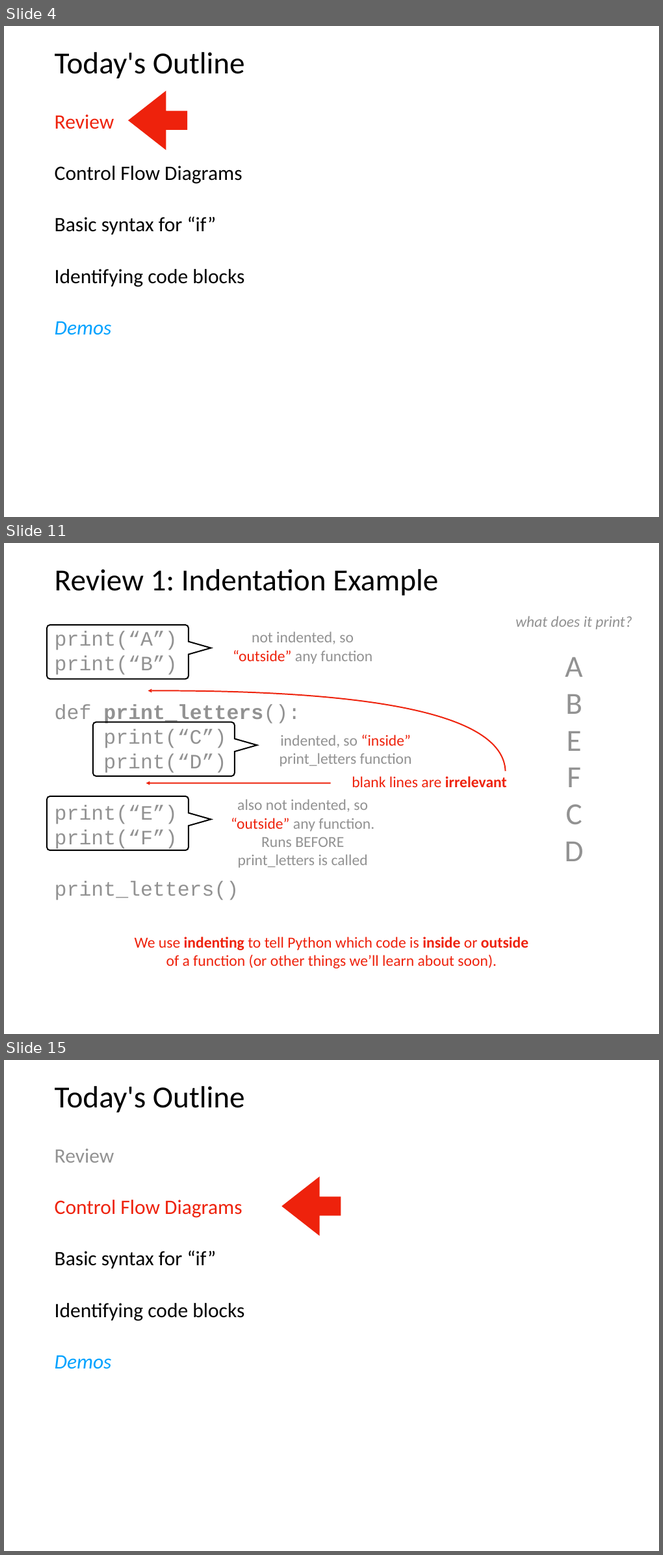
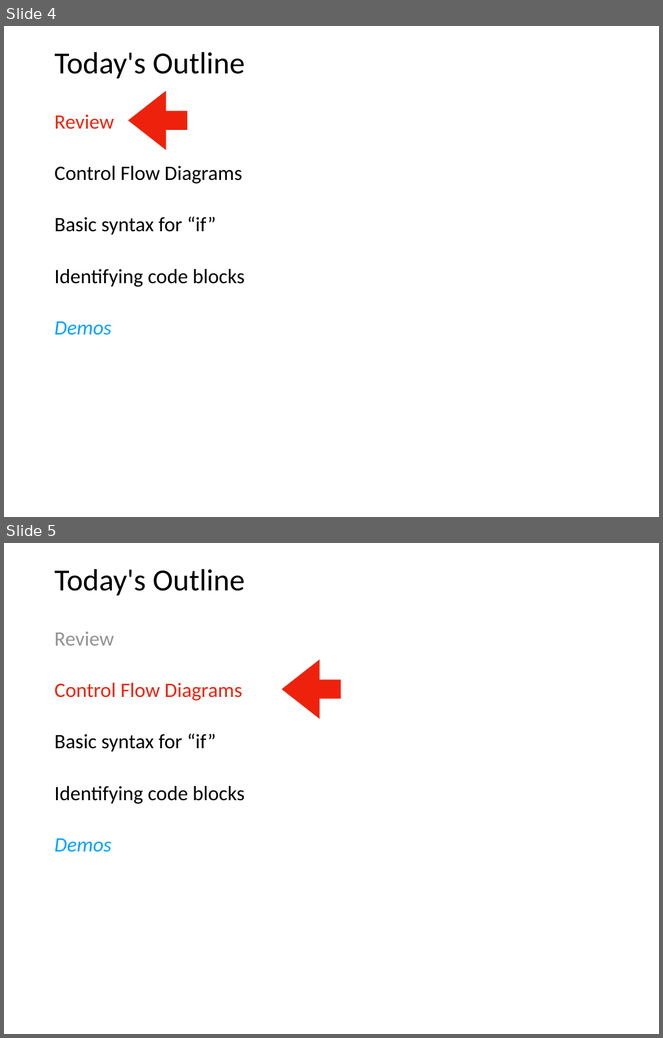
Before and after one commit to tylerharter/caraza-harter-com, a slide deck: tyler/meena/cs220/s22/materials/lecture_ppts/lec_08_S22.ppt. Shown one above the other, each under a label of ours: slides 4, 11 and 15 before the commit, slides 4 and 5 after it; the slides between them are not shown. The pictures are 663x1555 and 663x1038 pixels, drawn with LibreOffice and Linux fonts; fonts in the diff are those of the drawing. Boxes give left, top, right and bottom in pixels: in the first picture for what was removed or moved away, otherwise in the second. Text is boxed around its words. In the diff, an @@ line names an element or a change of style, - is before the commit and + after.

```diff
--- a/tyler/meena/cs220/s22/materials/lecture_ppts/lec_08_S22.ppt
+++ b/tyler/meena/cs220/s22/materials/lecture_ppts/lec_08_S22.ppt
@@ slide 11 removed at (4,543,659,1034), background #FFFFFF @@
@@ title removed at (55,569,438,596) @@
-Review 1: Indentation Example
@@ text removed at (516,616,632,629) @@
-what does it print?
@@ freeform shape removed at (47,625,211,679) @@
@@ text removed at (55,631,300,901) @@
-    print(“A”)
-    print(“B”)
-    def print_letters():
-    print(“C”)
-    print(“D”)
-  print(“E”)
-  print(“F”)
-  print_letters()
@@ text removed at (233,631,373,664) @@
-not indented, so
-“outside” any function
@@ text removed at (565,657,584,861) @@
-A
-B
-E
-F
-C
-D
@@ freeform shape removed at (148,691,506,772) @@
@@ freeform shape removed at (93,722,257,776) @@
@@ text removed at (280,735,412,767) @@
-indented, so “inside”
-print_letters function
@@ text removed at (352,776,507,787) @@
-blank lines are irrelevant
@@ arrow removed from (331, 783) to (146, 783) @@
@@ freeform shape removed at (47,797,211,851) @@
@@ text removed at (231,799,374,868) @@
-also not indented, so
-“outside” any function.
-Runs BEFORE
-print_letters is called
@@ text removed at (135,937,529,969) @@
-We use indenting to tell Python which code is inside or outside
-of a function (or other things we’ll learn about soon).
@@ what was slide 15 is now slide 5 @@
```
Also in this commit, not shown: 1 slide changed, 1 slide added, 11 other slides removed.
